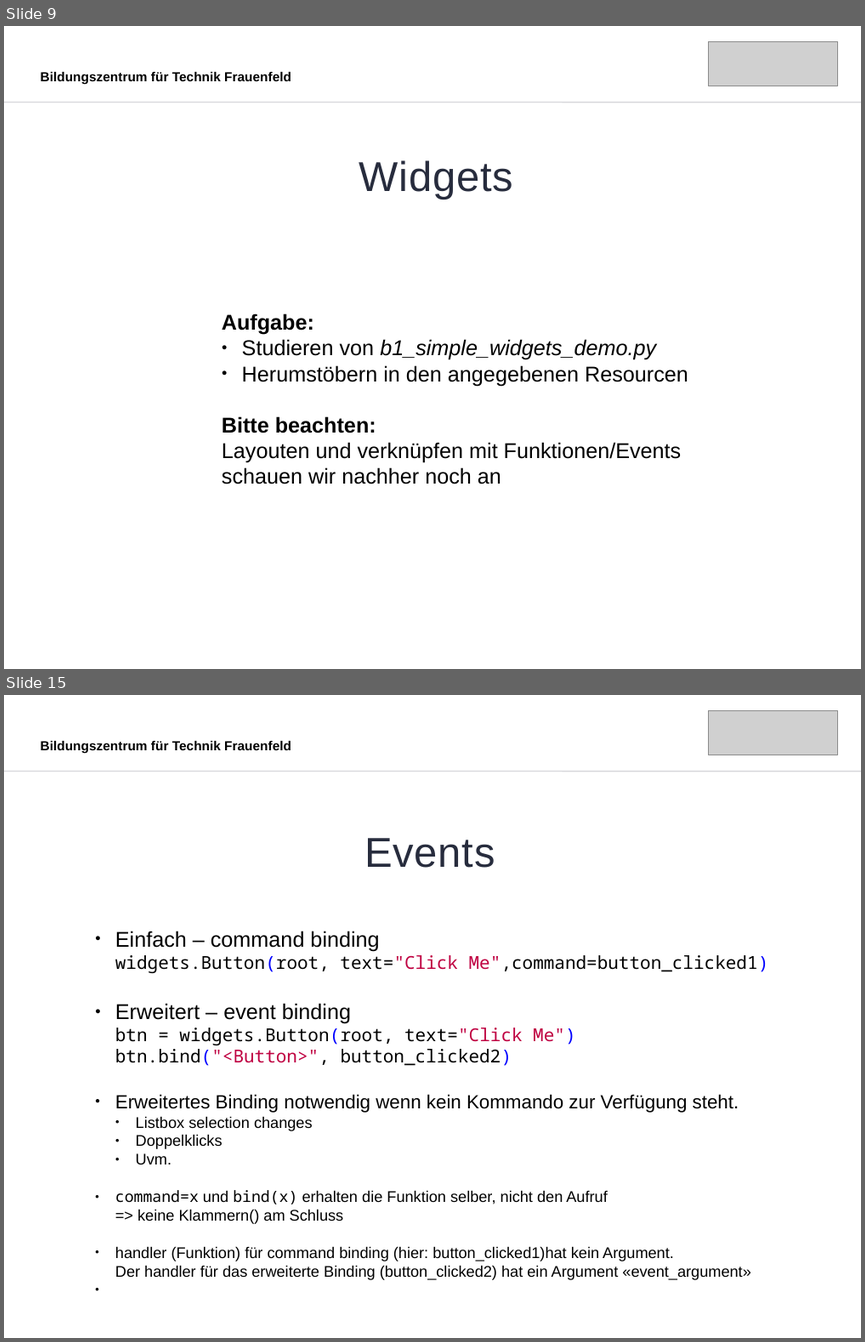
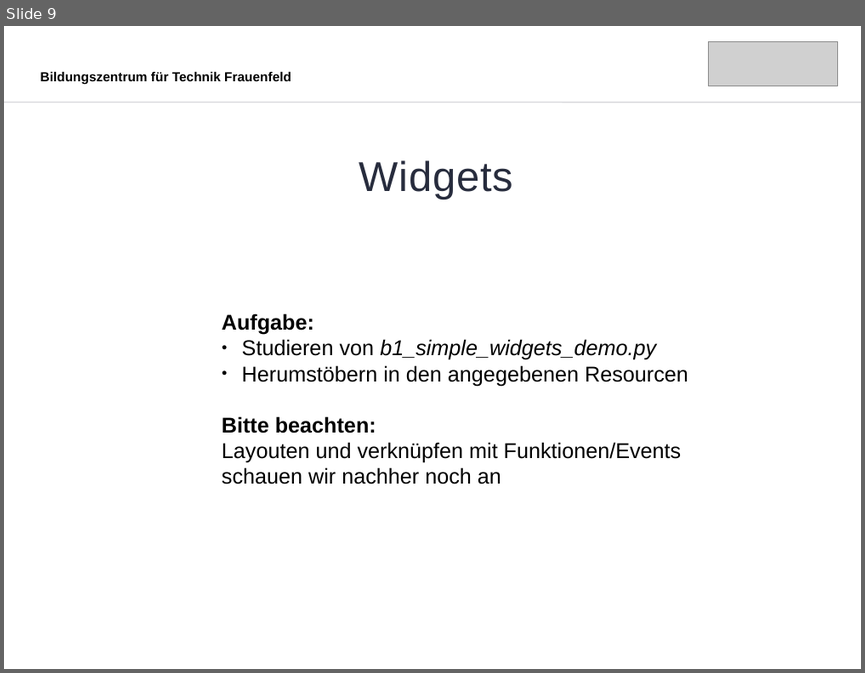
Before and after one commit to MicCalo/Applikationsentwicklung, a slide deck: Tag 9/Slides.odp. Shown one above the other, each under a label of ours: slides 9 and 15 before the commit, slide 9 after it; the slides between them are not shown. The pictures are 865x1342 and 865x673 pixels, drawn with LibreOffice and Linux fonts; fonts in the diff are those of the drawing; grey boxes stand for pictures. Boxes give left, top, right and bottom in pixels: in the first picture for what was removed or moved away, otherwise in the second. Text is boxed around its words. In the diff, an @@ line names an element or a change of style, - is before the commit and + after.

```diff
--- a/Tag 9/Slides.odp
+++ b/Tag 9/Slides.odp
@@ slide 15 removed at bbox=[4, 695, 861, 1338], background #FFFFFF @@
@@ picture removed at bbox=[709, 710, 838, 755] @@
@@ text removed at bbox=[41, 741, 291, 754] @@
-Bildungszentrum für Technik Frauenfeld
@@ line removed from (4, 771) to (861, 771) @@
@@ text removed at bbox=[364, 838, 494, 868] @@
-Events
@@ text removed at bbox=[115, 930, 769, 1280] @@
-● Einfach – command binding
-  widgets.Button(root, text="Click Me",command=button_clicked1)
-● Erweitert – event binding
-  btn = widgets.Button(root, text="Click Me")
-  btn.bind("<Button>", button_clicked2)
-● Erweitertes Binding notwendig wenn kein Kommando zur Verfügung steht.
-  ● Listbox selection changes
-  ● Doppelklicks
-  ● Uvm.
-● command=x und bind(x) erhalten die Funktion selber, nicht den Aufruf
-  => keine Klammern() am Schluss
-● handler (Funktion) für command binding (hier: button_clicked1)hat kein Argument.
-  Der handler für das erweiterte Binding (button_clicked2) hat ein Argument «event_argument»
```
Also in this commit, not shown: 1 slide changed, 6 other slides removed, 11 other files.
